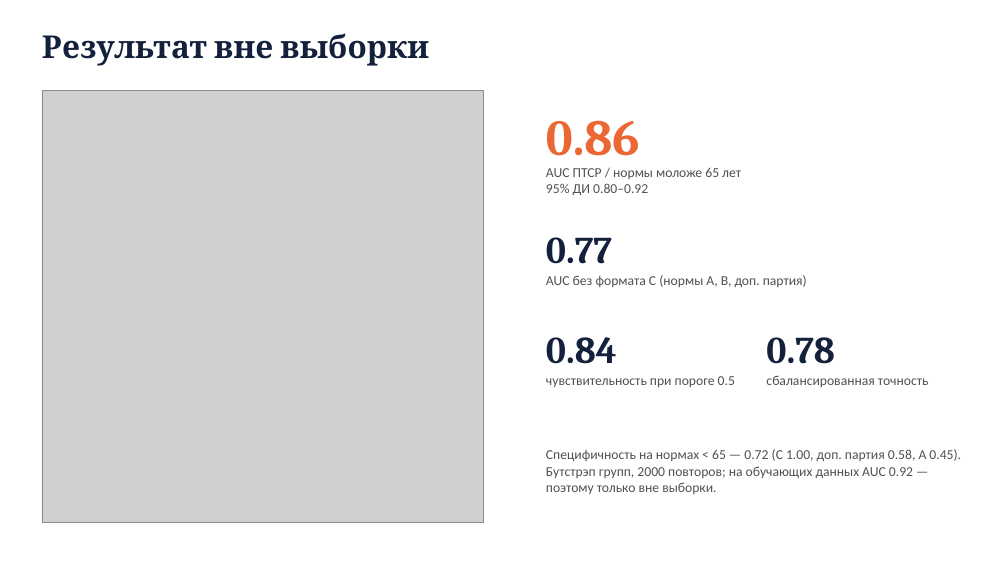
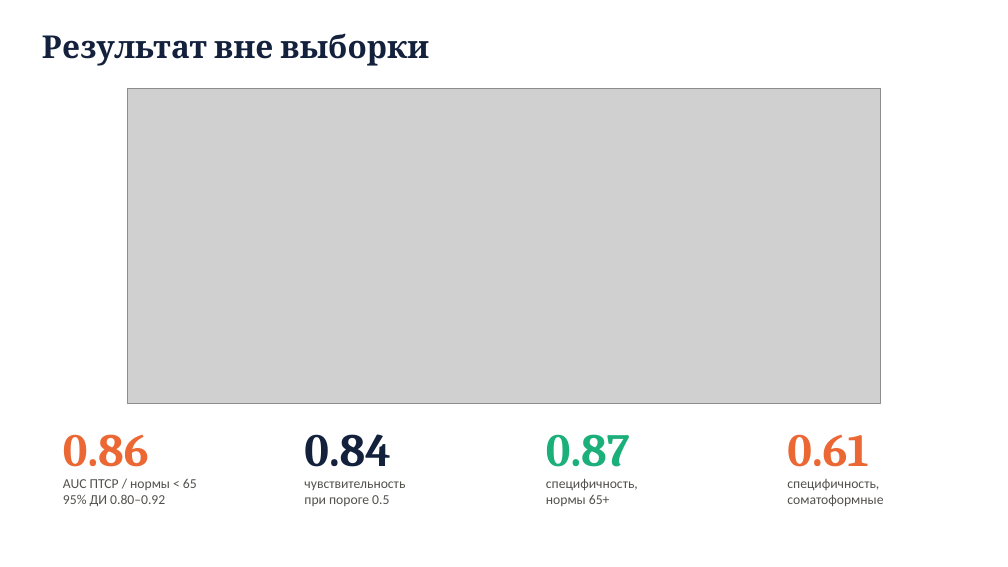
Before and after one commit to igor688-hub/neurodiagnosis-eeg, a slide deck: slide 3 of report/presentation.pptx (slide 6 before the commit). Drawn at 1008x567 pixels with LibreOffice and Linux fonts; fonts in the diff are those of the drawing; grey boxes stand for pictures. Boxes give left, top, right and bottom in pixels: in the first picture for what was removed or moved away, otherwise in the second. Text is boxed around its words. In the diff, an @@ line names an element or a change of style, - is before the commit and + after.

```diff
--- a/report/presentation.pptx
+++ b/report/presentation.pptx
@@ picture: place and size @@
-picture at box(42, 90, 483, 523)
+picture at box(127, 88, 881, 404)
@@ text removed at box(546, 275, 807, 287) @@
-AUC без формата C (нормы A, B, доп. партия)
@@ text removed at box(766, 376, 929, 387) @@
-сбалансированная точность
@@ text "0.86": place and size @@
-text "0.86" at box(546, 121, 640, 156)
+text "0.86" at box(63, 434, 149, 467)
@@ text "0.86" at box(63, 434, 149, 467): size 48 to 44 pt @@
@@ text at box(304, 434, 390, 467): text changed; size 36 to 44 pt @@
-0.77
+0.84
@@ text at box(546, 434, 630, 467): text changed; size 36 to 44 pt; text colour #14213D to #1BAF7A @@
-0.84
+0.87
@@ text removed at box(546, 449, 961, 494) @@
-Специфичность на нормах < 65 — 0.72 (C 1.00, доп. партия 0.58, A 0.45). Бутстрэп групп, 2000 повторов; на обучающих данных AUC 0.92 — поэтому только вне выборки.
@@ text at box(787, 434, 868, 467): text changed; size 36 to 44 pt; text colour #14213D to #EB6834 @@
-0.78
+0.61
@@ text at box(63, 479, 197, 490): text changed @@
-AUC ПТСР / нормы моложе 65 лет
+AUC ПТСР / нормы < 65
@@ text "AUC ПТСР / нормы < ...": place and size @@
-text "AUC ПТСР / нормы < ..." at box(546, 168, 741, 195)
+text "AUC ПТСР / нормы < ..." at box(63, 479, 197, 506)
@@ text added at box(546, 479, 638, 506), 13 pt, text #52514E @@
+специфичность,
+нормы 65+
@@ text added at box(787, 479, 883, 507), 13 pt, text #52514E @@
+специфичность,
+соматоформные
@@ text at box(304, 481, 405, 506): text changed @@
-чувствительность при пороге 0.5
+чувствительность
+при пороге 0.5
```
Also in this commit, not shown: 3 other slides changed, 1 slide added, 5 slides removed, 1 other file.
